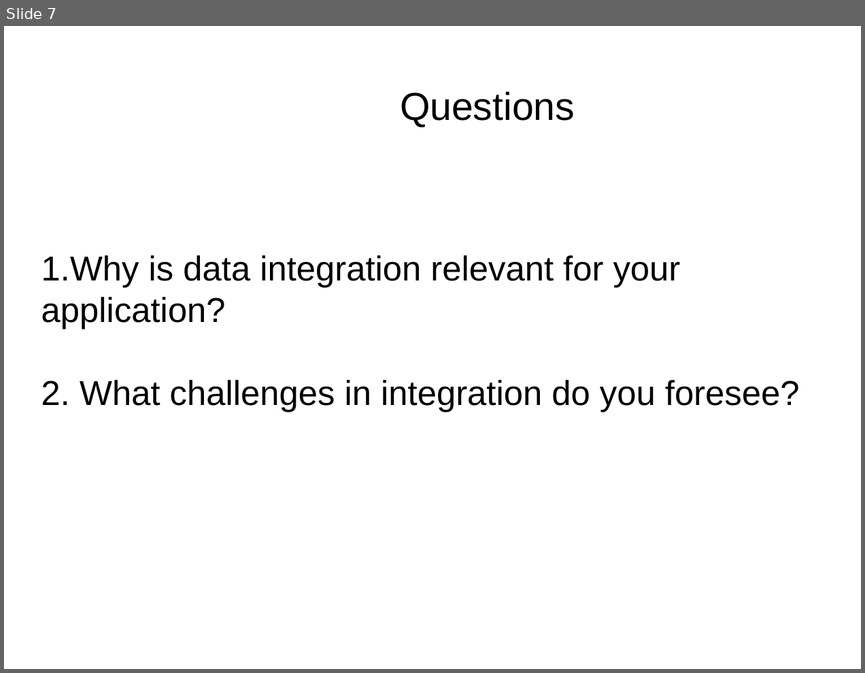
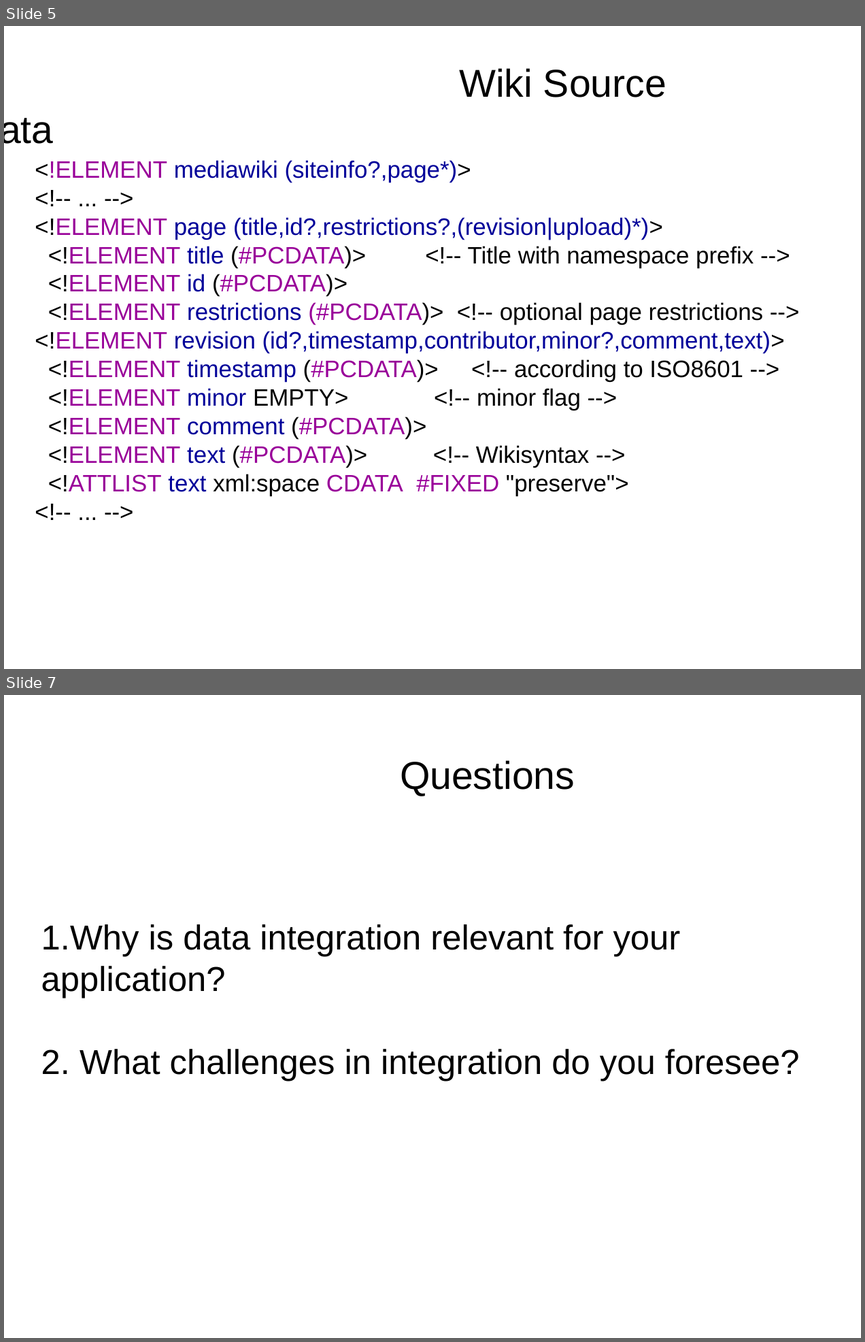
Before and after one commit to WS002/Information-Integration, a slide deck: Extraction/Presentation.odp. Shown one above the other, each under a label of ours: slide 7 before the commit, slides 5 and 7 after it; the slides between them are not shown. The pictures are 865x673 and 865x1342 pixels, drawn with LibreOffice and Linux fonts; fonts in the diff are those of the drawing; background and template pictures are left out. Boxes give left, top, right and bottom in pixels: in the first picture for what was removed or moved away, otherwise in the second. Text is boxed around its words. In the diff, an @@ line names an element or a change of style, - is before the commit and + after.

```diff
--- a/Extraction/Presentation.odp
+++ b/Extraction/Presentation.odp
@@ slide 5 added at (4, 26, 861, 669), background picture (left out) @@
@@ title added at (459, 68, 666, 97), 36 pt, text #000000 @@
+Wiki Source Data
@@ text added at (35, 160, 785, 496), 22 pt, text #000000 @@
+<!ELEMENT mediawiki (siteinfo?,page*)>
+<!-- ... -->
+<!ELEMENT page (title,id?,restrictions?,(revision|upload)*)>
+<!ELEMENT title (#PCDATA)> <!-- Title with namespace prefix -->
+<!ELEMENT id (#PCDATA)>
+<!ELEMENT restrictions (#PCDATA)> <!-- optional page restrictions -->
+<!ELEMENT revision (id?,timestamp,contributor,minor?,comment,text)>
+<!ELEMENT timestamp (#PCDATA)> <!-- according to ISO8601 -->
+<!ELEMENT minor EMPTY> <!-- minor flag -->
+<!ELEMENT comment (#PCDATA)>
+<!ELEMENT text (#PCDATA)> <!-- Wikisyntax -->
+<!ATTLIST text xml:space CDATA #FIXED "preserve">
+<!-- ... -->
```
Also in this commit, not shown: 1 other slide added, 2 slides removed.
